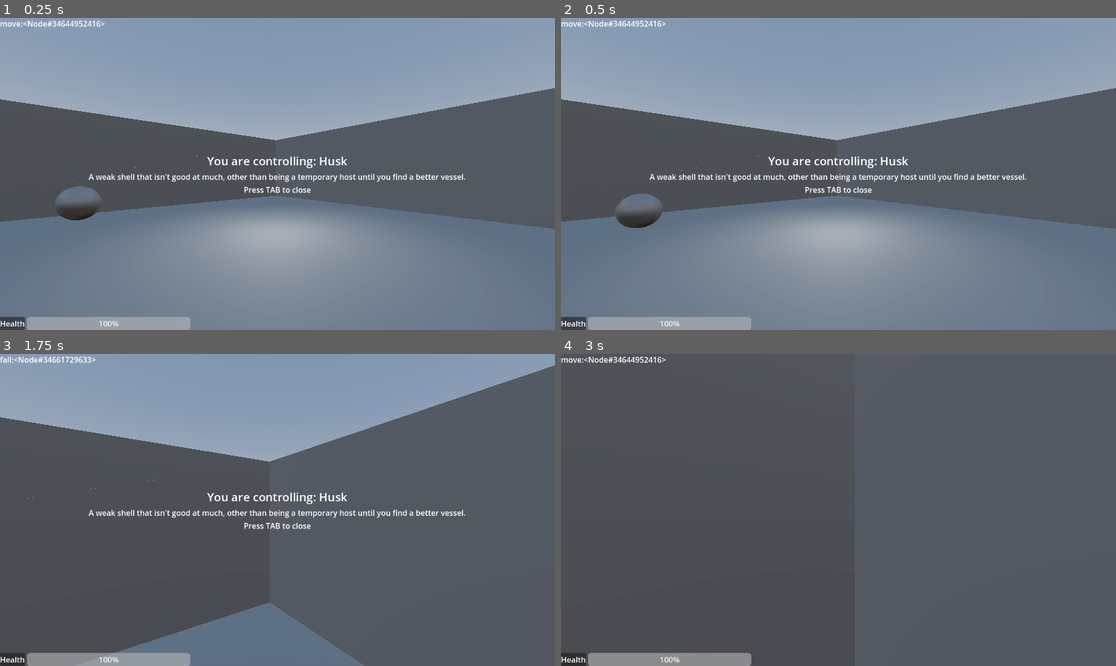
Above: before the commit, frames 1-4 (two rows, left to right).
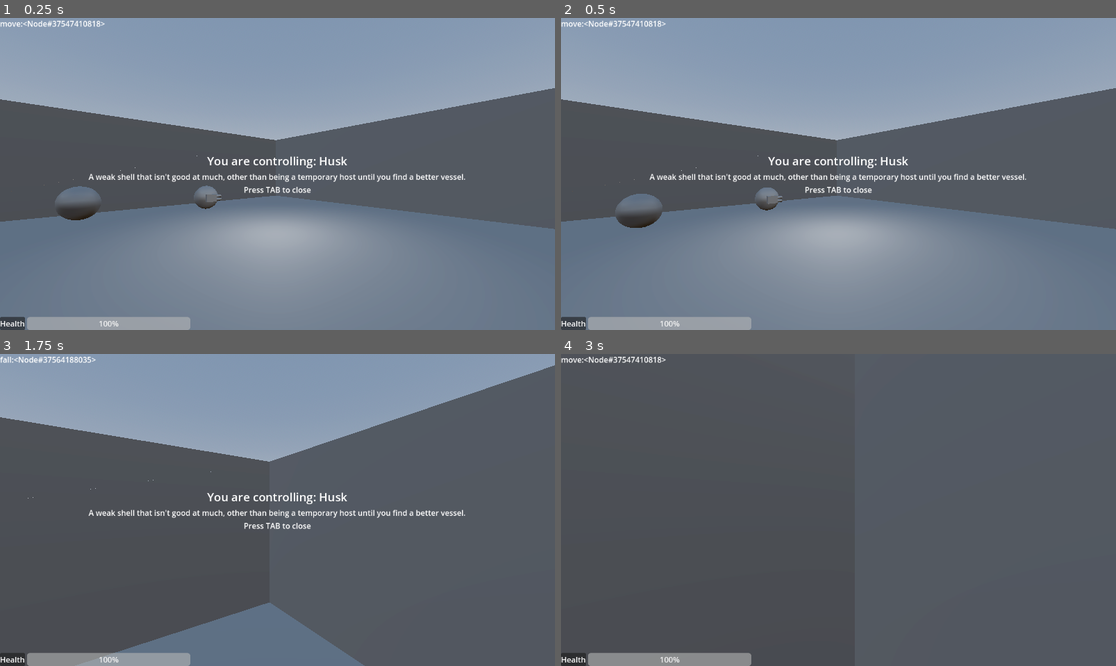
Above: after the commit, the same moments.

Repository: city-high-rider/soulswap
Game: Godot game, scene res://test_level.tscn
The game is run twice, just before and just after one commit, with the same random seed, the same clock (stepped at 60 frames per second) and the same inputs.
Inputs (mouse positions are in pixels of both pictures, inside the frame that each line leads up to):
- Up to frame 1 (0.25 s): no input
- Up to frame 2 (0.5 s): no input
- Up to frame 3 (1.75 s): move the mouse to (305, 510) at 0.52 s; hold W (forward) from 0.53 s (still down); tap F (possess) at 0.6, 1.35 s; tap Space (jump) at 0.77, 1.52 s; move the mouse to (249, 510) at 1.27 s
- Up to frame 4 (3 s): keep holding W (forward); move the mouse to (849, 503) at 2.02 s; press the mouse at (849, 503) at 2.03 s; tap F (possess) at 2.3 s; tap Enter at 2.75 s; move the mouse to (832, 516) at 2.77 s; release the mouse at (832, 516) at 2.78 s; tap Tab (toggle_info) at 2.85 s

The runs differ from the first frame. In frame 1, 0.3% of the frame differs, in the area x 10-40%, y 0-62%; in frame 2, 0.3%; in frame 3, less than 0.1%; in frame 4, less than 0.1%.

Commit message:
revert it so that possessing something else frees current body

Diff:
--- a/components/HitscanManager.gd
+++ b/components/HitscanManager.gd
@@ -19,4 +19,9 @@
 		collider.take_damage(damage)
 		return true
 
+	var new_tracer = tracer.instantiate()
+	var hit_pos : Vector3 = raycast.get_collision_point()
+	add_child(new_tracer)
+	new_tracer.global_transform.origin = barrel_pos + (hit_pos - barrel_pos) / 2
+
 	return false
--- a/components/possessable_body.gd
+++ b/components/possessable_body.gd
@@ -30,9 +30,9 @@
 			if head.possess_ray.get_collider() is Shell:
 				var new_host : Shell = head.possess_ray.get_collider()
 				PlayerInfo.current_player_shell = new_host
-#				set_physics_process(false)
+				set_physics_process(false)
 				new_host.call_deferred("change_ghost", ghost)
-#				queue_free()
+				queue_free()
 
 
 func _physics_process(delta: float) -> void:
--- a/test_level.tscn
+++ b/test_level.tscn
@@ -1,9 +1,11 @@
-[gd_scene load_steps=9 format=3 uid="uid://cuna3v5lattg1"]
+[gd_scene load_steps=11 format=3 uid="uid://cuna3v5lattg1"]
 
 [ext_resource type="PackedScene" uid="uid://bb3ty1kswqumk" path="res://shells/player_body.tscn" id="1_0ans4"]
 [ext_resource type="PackedScene" uid="uid://danr4y7gq7sch" path="res://ghosts/player_ghost.tscn" id="2_6lav1"]
 [ext_resource type="PackedScene" uid="uid://djmr5rbqoq33n" path="res://shells/roller_body.tscn" id="4_kohc7"]
+[ext_resource type="PackedScene" uid="uid://crknobkg2vxyr" path="res://shells/roller_machinegun_body.tscn" id="5_jly20"]
 [ext_resource type="PackedScene" uid="uid://bqsvtustc0gp6" path="res://ghosts/roller_ghost_strafe.tscn" id="5_yqtay"]
+[ext_resource type="PackedScene" uid="uid://4pb4cmdkvqam" path="res://ghosts/dummy_ghost.tscn" id="6_urjqk"]
 
 [sub_resource type="ProceduralSkyMaterial" id="ProceduralSkyMaterial_obdej"]
 sky_horizon_color = Color(0.64625, 0.65575, 0.67075, 1)
@@ -110,3 +112,9 @@
 ghost = NodePath("RollerGhost2")
 
 [node name="RollerGhost2" parent="Roller" instance=ExtResource("5_yqtay")]
+
+[node name="CharacterBody3D" parent="." node_paths=PackedStringArray("ghost") instance=ExtResource("5_jly20")]
+transform = Transform3D(1, 0, 0, 0, 1, 0, 0, 0, 1, -4.61351, 1.03058, 0)
+ghost = NodePath("DummyGhost")
+
+[node name="DummyGhost" parent="CharacterBody3D" instance=ExtResource("6_urjqk")]
